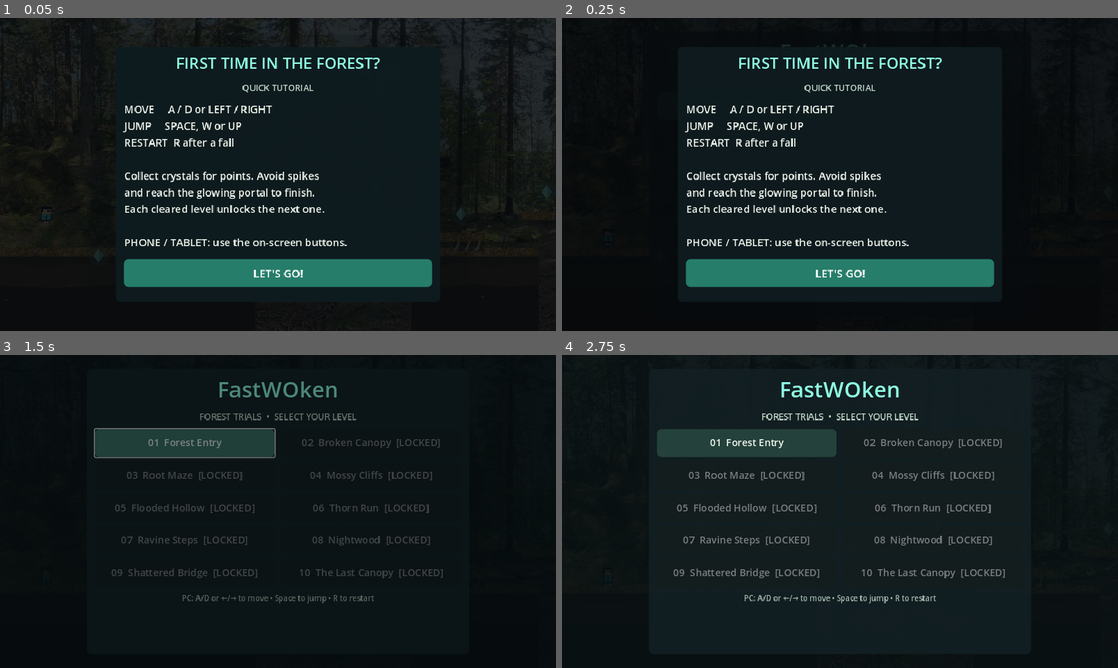
Above: before the commit, frames 1-4 (two rows, left to right).
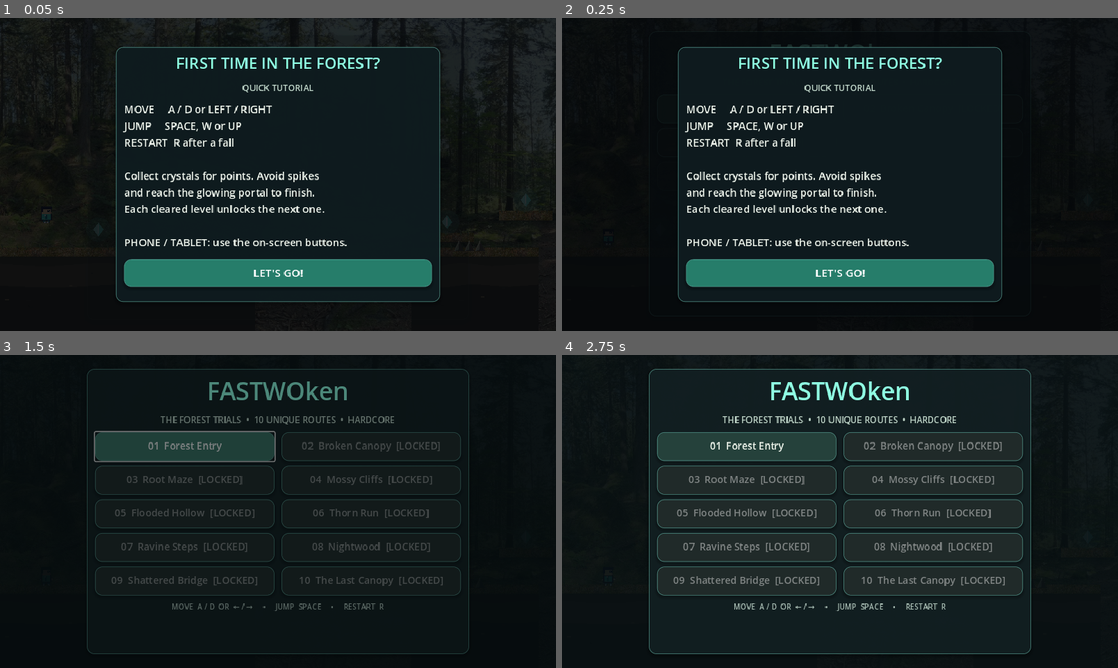
Above: after the commit, the same moments.

Repository: gggevego15-ui/FastWOken
Game: Godot game, scene res://scenes/main.tscn
The game is run twice, just before and just after one commit, with the same random seed, the same clock (stepped at 60 frames per second) and the same inputs.
Inputs:
- Up to frame 1 (0.05 s): no input
- Up to frame 2 (0.25 s): no input
- Up to frame 3 (1.5 s): click "LET'S GO!" at 0.5 s; click "01 Forest Entry" at 1.25 s
- Up to frame 4 (2.75 s): click "LEVEL SELECT" at 2 s

The runs differ from the first frame. In frame 1, 0.8% of the frame differs, in the area x 16-100%, y 9-91%; in frame 2, 0.8%; in frame 3, 7.8%; in frame 4, 9.2%, in the area x 15-85%, y 4-96%.

Commit message:
Differentiate stages and improve crystals and UI
* Differentiate level layouts, fix crystal pickups, polish UI

* Show distinct stage identity in HUD

Diff:
--- a/scripts/game.gd
+++ b/scripts/game.gd
@@ -282,6 +282,9 @@
 	for node in get_tree().get_nodes_in_group("platforms"):
 		node.remove_from_group("platforms")
 	level_end = 2400.0 + selected_level * 120.0
+	if is_instance_valid(forest_background):
+		var forest_tints := [Color("#dce8dc"), Color("#c8dfd5"), Color("#cbd9bd"), Color("#b9d4c8"), Color("#a9c8b8"), Color("#a9bfa7"), Color("#8da99f"), Color("#8295a5"), Color("#7c8c9d"), Color("#a9a4bc")]
+		forest_background.modulate = forest_tints[selected_level]
 	score = 0
 	won = false
 	crystal_total = 8
@@ -294,7 +297,8 @@
 	if is_instance_valid(camera):
 		camera.limit_right = int(level_end)
 	if is_instance_valid(message_label):
-		message_label.text = "LEVEL %02d / 10   —   [ ] to change level" % (selected_level + 1)
+		var level_names := ["FOREST ENTRY", "BROKEN CANOPY", "ROOT MAZE", "MOSSY CLIFFS", "FLOODED HOLLOW", "THORN RUN", "RAVINE STEPS", "NIGHTWOOD", "SHATTERED BRIDGE", "THE LAST CANOPY"]
+		message_label.text = "%02d / 10   •   %s   •   HARDCORE" % [selected_level + 1, level_names[selected_level]]
 	_update_hud()
 	queue_redraw()
 
@@ -312,22 +316,35 @@
 
 	# Difficulty rises through narrower ledges, slightly longer gaps, and more
 	# dangerous ground recovery zones. Vertical changes stay inside the jump envelope.
-	var route_width := maxf(60.0, 84.0 - float(selected_level) * 2.5)
-	var route_spacing := 148.0 + float(selected_level) * 1.6
+	var route_width := maxf(58.0, 92.0 - float(selected_level) * 3.2)
+	var route_spacing := 136.0 + float(selected_level) * 2.6
 	var elevated: Array = []
 	var crystal_data: Array = []
 	var route_x := 500.0
 	var route_index := 0
 	while route_x < final_ground_x - 105.0:
-		var pattern := [374.0, 336.0, 380.0, 342.0, 378.0, 340.0, 382.0, 346.0]
+		var patterns := [
+			[374.0, 336.0, 380.0, 342.0, 378.0, 340.0],
+			[374.0, 350.0, 326.0, 368.0, 332.0, 358.0],
+			[374.0, 330.0, 366.0, 322.0, 372.0, 334.0],
+			[374.0, 350.0, 318.0, 360.0, 324.0, 372.0],
+			[374.0, 326.0, 360.0, 316.0, 354.0, 330.0],
+			[374.0, 346.0, 314.0, 354.0, 320.0, 366.0],
+			[374.0, 318.0, 354.0, 310.0, 366.0, 326.0],
+			[374.0, 340.0, 306.0, 352.0, 312.0, 362.0],
+			[374.0, 312.0, 346.0, 302.0, 356.0, 318.0],
+			[374.0, 306.0, 350.0, 298.0, 342.0, 310.0]
+		]
+		var pattern: Array = patterns[selected_level]
 		var y: float = pattern[route_index % pattern.size()]
-		# Later stages vary the rhythm without introducing unreachable height spikes.
-		if selected_level >= 5 and route_index % 4 == 2:
-			y -= 5.0
-		if selected_level >= 8 and route_index % 5 == 4:
-			y += 4.0
+		# Offset every second platform on later stages for a visibly different route rhythm.
+		if selected_level >= 4 and route_index % 3 == 1:
+			y += 8.0
+		if selected_level >= 7 and route_index % 4 == 3:
+			y -= 6.0
 		elevated.append([route_x, y, route_width])
-		crystal_data.append([route_x, y - 42.0])
+		# Put each crystal just above the standing position, inside easy pickup range.
+		crystal_data.append([route_x, y - 28.0])
 		route_x += route_spacing
 		route_index += 1
 
@@ -337,7 +354,8 @@
 		var spike_count := mini(5, 3 + int(selected_level / 3))
 		spike_data.append([ground_piece[0], spike_count])
 	# First crystal gives a safe target; optional crystals above narrow ledges reward precision.
-	crystal_data.push_front([170.0, 410.0])
+	# First crystal sits safely above the starting ground, not buried inside the soil.
+	crystal_data.push_front([170.0, 365.0])
 	var data := {"ground": ground, "platforms": elevated, "spikes": spike_data, "crystals": crystal_data}
 	var spike_count_total := spike_data.size()
 	crystal_total = crystal_data.size()
@@ -429,7 +447,7 @@
 	crystal.add_to_group("level_objects")
 	var collision := CollisionShape2D.new()
 	var circle := CircleShape2D.new()
-	circle.radius = 12
+	circle.radius = 19
 	collision.shape = circle
 	crystal.add_child(collision)
 	crystal.body_entered.connect(_on_crystal_collected.bind(crystal))
@@ -616,14 +634,14 @@
 	panel.add_child(content)
 
 	var title := Label.new()
-	title.text = "FastWOken"
+	title.text = "FASTWOken"
 	title.horizontal_alignment = HORIZONTAL_ALIGNMENT_CENTER
-	title.add_theme_font_size_override("font_size", 38)
+	title.add_theme_font_size_override("font_size", 42)
 	title.add_theme_color_override("font_color", Color("#8fffe3"))
 	content.add_child(title)
 
 	var subtitle := Label.new()
-	subtitle.text = "FOREST TRIALS  •  SELECT YOUR LEVEL"
+	subtitle.text = "THE FOREST TRIALS  •  10 UNIQUE ROUTES  •  HARDCORE"
 	subtitle.horizontal_alignment = HORIZONTAL_ALIGNMENT_CENTER
 	subtitle.add_theme_font_size_override("font_size", 15)
 	subtitle.add_theme_color_override("font_color", Color("#c0d6c9"))
@@ -651,13 +669,15 @@
 		elif best_crystals.has(str(i)):
 			level_button.text += "  [CLEAR]"
 		level_button.modulate.a = 0.0
-		level_button.custom_minimum_size = Vector2(275, 48)
+		level_button.custom_minimum_size = Vector2(275, 50)
 		level_button.size_flags_horizontal = Control.SIZE_EXPAND_FILL
 		level_button.add_theme_font_size_override("font_size", 17)
 		level_button.add_theme_color_override("font_color", Color("#f1f7ee"))
-		level_button.add_theme_stylebox_override("normal", _panel_style(Color("#25413b")))
+		var level_colors := [Color("#25413b"), Color("#254548"), Color("#344b3c"), Color("#3b4c3d"), Color("#3c5148"), Color("#4b4935"), Color("#3a4a50"), Color("#344054"), Color("#34364b"), Color("#4a3448")]
+		level_button.add_theme_stylebox_override("normal", _panel_style(level_colors[i]))
 		level_button.add_theme_stylebox_override("hover", _panel_style(Color("#387263")))
 		level_button.add_theme_stylebox_override("pressed", _panel_style(Color("#5a9a80")))
+		level_button.add_theme_stylebox_override("disabled", _panel_style(Color("#202a29")))
 		grid.add_child(level_button)
 		level_button.pressed.connect(_transition_to_level.bind(i))
 		var button_tween := create_tween()
@@ -665,7 +685,7 @@
 		button_tween.tween_property(level_button, "modulate:a", 1.0, 0.22).set_trans(Tween.TRANS_SINE).set_ease(Tween.EASE_OUT)
 
 	var footer := Label.new()
-	footer.text = "PC: A/D or ←/→ to move • Space to jump • R to restart"
+	footer.text = "MOVE  A / D  OR  ← / →     •     JUMP  SPACE     •     RESTART  R"
 	footer.horizontal_alignment = HORIZONTAL_ALIGNMENT_CENTER
 	footer.add_theme_font_size_override("font_size", 13)
 	footer.add_theme_color_override("font_color", Color("#a7bcb2"))
@@ -747,14 +767,19 @@
 func _panel_style(color: Color) -> StyleBoxFlat:
 	var style := StyleBoxFlat.new()
 	style.bg_color = color
-	style.corner_radius_top_left = 8
-	style.corner_radius_top_right = 8
-	style.corner_radius_bottom_left = 8
-	style.corner_radius_bottom_right = 8
+	style.border_color = Color("#79d9c8", 0.48)
+	style.set_border_width_all(1)
+	style.shadow_color = Color(0.0, 0.0, 0.0, 0.24)
+	style.shadow_size = 5
+	style.shadow_offset = Vector2(0, 3)
+	style.corner_radius_top_left = 12
+	style.corner_radius_top_right = 12
+	style.corner_radius_bottom_left = 12
+	style.corner_radius_bottom_right = 12
 	style.content_margin_left = 14
 	style.content_margin_right = 14
 	style.content_margin_top = 8
-	style.content_margin_bottom = 8
+	style.content_margin_bottom = 10
 	return style
 
 func _add_touch_button(caption: String, at: Vector2, action: String) -> void:
@@ -992,17 +1017,21 @@
 				draw_line(points[0], points[1], Color("#d4cbb1"), 1.5)
 		elif kind == "crystal":
 			var p: Vector2 = child.position
-			draw_circle(p, 17, Color(0.42, 0.91, 0.88, 0.16))
+			var crystal_colors := [Color("#74ded0"), Color("#82d6ff"), Color("#a8e78c"), Color("#a6c9ff"), Color("#ffcf86"), Color("#ff9fbc"), Color("#8de0c3"), Color("#b8a6ff"), Color("#ffb4d4"), Color("#fff0a3")]
+			var crystal_color: Color = crystal_colors[selected_level]
+			draw_circle(p, 21, Color(crystal_color.r, crystal_color.g, crystal_color.b, 0.19))
 			var points := PackedVector2Array([p + Vector2(0, -12), p + Vector2(9, 0), p + Vector2(0, 12), p + Vector2(-9, 0)])
-			draw_colored_polygon(points, Color("#74ded0"))
-			draw_colored_polygon(PackedVector2Array([p + Vector2(0, -12), p + Vector2(0, 12), p + Vector2(-9, 0)]), Color("#b4fff0"))
+			draw_colored_polygon(points, crystal_color)
+			draw_colored_polygon(PackedVector2Array([p + Vector2(0, -12), p + Vector2(0, 12), p + Vector2(-9, 0)]), crystal_color.lightened(0.35))
 			draw_line(p + Vector2(0, -8), p + Vector2(0, 7), Color.WHITE, 2)
 		elif kind == "goal":
 			var p: Vector2 = child.position
-			draw_circle(p, 54, Color(0.42, 0.22, 0.72, 0.13))
-			draw_rect(Rect2(p.x - 18, p.y - 42, 36, 84), Color("#594c68"), false, 6)
-			draw_rect(Rect2(p.x - 13, p.y - 36, 26, 72), Color("#8b7ed0", 0.72))
-			draw_rect(Rect2(p.x - 7, p.y - 30, 14, 60), Color("#c4fff2", 0.82))
+			var portal_colors := [Color("#8b7ed0"), Color("#6ca7dc"), Color("#7ebd79"), Color("#c19a68"), Color("#5ea8a0"), Color("#bd7b8e"), Color("#7b9dca"), Color("#706bb1"), Color("#c077a5"), Color("#d5b36c")]
+			var portal_color: Color = portal_colors[selected_level]
+			draw_circle(p, 58, Color(portal_color.r, portal_color.g, portal_color.b, 0.16))
+			draw_rect(Rect2(p.x - 18, p.y - 42, 36, 84), portal_color.darkened(0.38), false, 6)
+			draw_rect(Rect2(p.x - 13, p.y - 36, 26, 72), Color(portal_color.r, portal_color.g, portal_color.b, 0.78))
+			draw_rect(Rect2(p.x - 7, p.y - 30, 14, 60), Color("#eafffb", 0.88))
 
 	# Lightweight pixel particles: earthy dust plus a mint glint in the running trail.
 	for particle in fx_particles:
